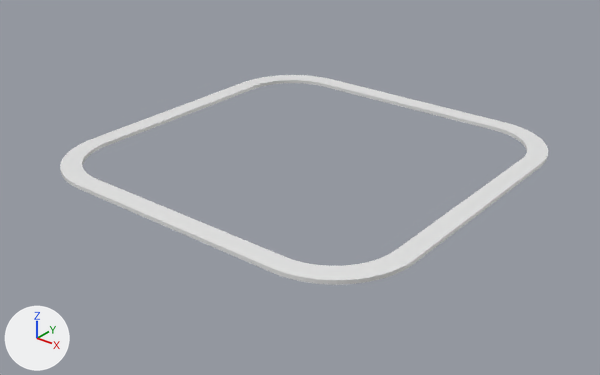
An edit to the FBX model VR Slider/Assets/Geo/border_rounded.fbx, drawn before and after from the same camera.
Camera for both pictures: a 50 mm lens placed at (1.214, -1.554, 0.855), pointed at (0.007, -0.045, -0.081). Arrows for +X, +Y and +Z are at lower left; the lights stay in place. Where no turn or scale is listed for an object, it has been applied to the vertices.

Objects in the first picture: 'border_rounded'.
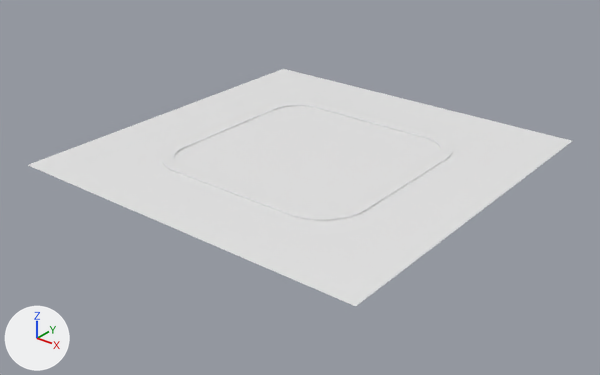
Commit message: Added a new border

Changed parts and their boxes (x1, y1, x2, y2) in the pictures (600 x 375 px):
'Border Ref', added: after (28, 69, 572, 306)
'border_rounded', reshaped (40% narrower, 43% shorter): before (60, 75, 548, 285); after (162, 102, 453, 221)

What changed in the scene script:
```text
Add mat_border_ref:
    mat_border_ref = principled_material('Border Ref')
    mat_border_ref.base_color = (0.8, 0.8, 0.8)  # white #e7e7e7
Change me_cube_001:
    used by ob_border_rounded; location = (0.0, 0.0, 0.0)
    remove me_cube_001.from_pydata(...)  # 274 vertices, 140 faces; spans x -0.5..0.5, y -0.5..0.5, z -0.005..0.005
    add me_cube_001.from_pydata(...)  # 272 vertices, 272 faces; spans x -0.3..0.3, y -0.3..0.3, z -0.004..0.003
    me_cube_001 part 1: 274 vertices removed from x -0.5..0.5, y -0.5..0.5, z -0.005..0.005; 272 vertices added at x -0.3..0.3, y -0.3..0.3, z -0.004..0.003
Add me_border_ref:
    me_border_ref.from_pydata([(0.5, -0.5, 0.0), (0.5, 0.5, 0.0), (-0.5, -0.5, 0.0), (-0.5, 0.5, 0.0)], [], [(0, 1, 3, 2)])
    me_border_ref.materials.append(mat_border_ref)  # white #e7e7e7
Add ob_border_ref:
    ob_border_ref = bpy.data.objects.new('Border Ref', me_border_ref)
    ob_border_ref.location = (0.0, 0.0, 0.0)
```
